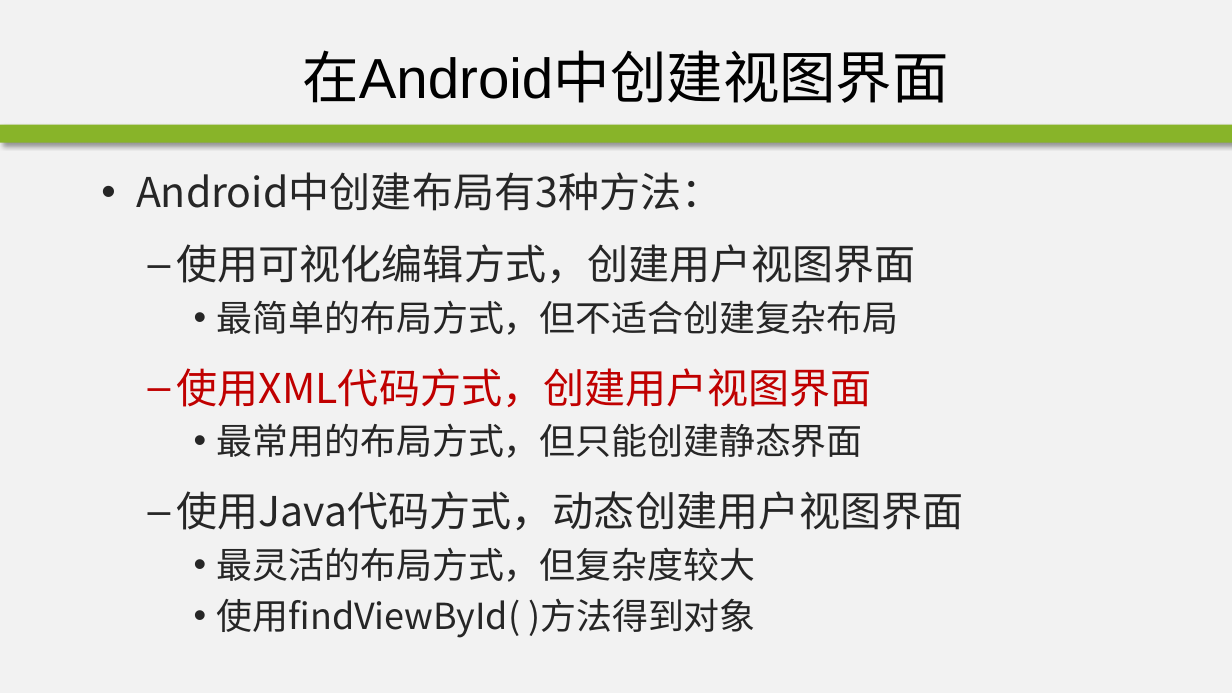
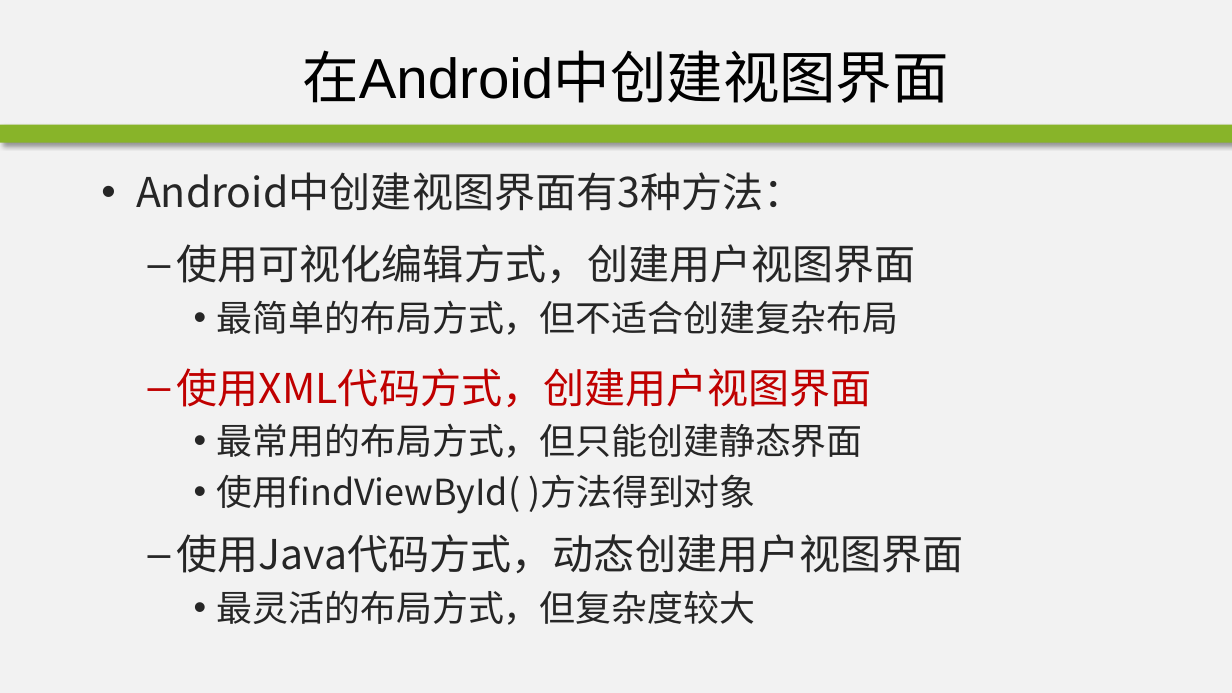
Before and after one commit to edu2act/course-android, a slide deck: slide 25 of materials/slides/ch02-1.pptx. Drawn at 1232x693 pixels with LibreOffice and Linux fonts; fonts in the diff are those of the drawing; background and template pictures are left out. Boxes give left, top, right and bottom in pixels: in the first picture for what was removed or moved away, otherwise in the second. Text is boxed around its words. In the diff, an @@ line names an element or a change of style, - is before the commit and + after.

```diff
--- a/materials/slides/ch02-1.pptx
+++ b/materials/slides/ch02-1.pptx
@@ text at [136,172,805,211]: text changed @@
-• Android中创建布局有3种方法：
+• Android中创建视图界面有3种方法：
@@ text at [217,474,755,514]: paragraph added @@
+    • 使用findViewById( )方法得到对象
@@ text at [217,598,755,638]: paragraph removed @@
-    • 使用findViewById( )方法得到对象
```
Also in this commit, not shown: 7 other slides changed, 1 slide removed, 20 other files.
